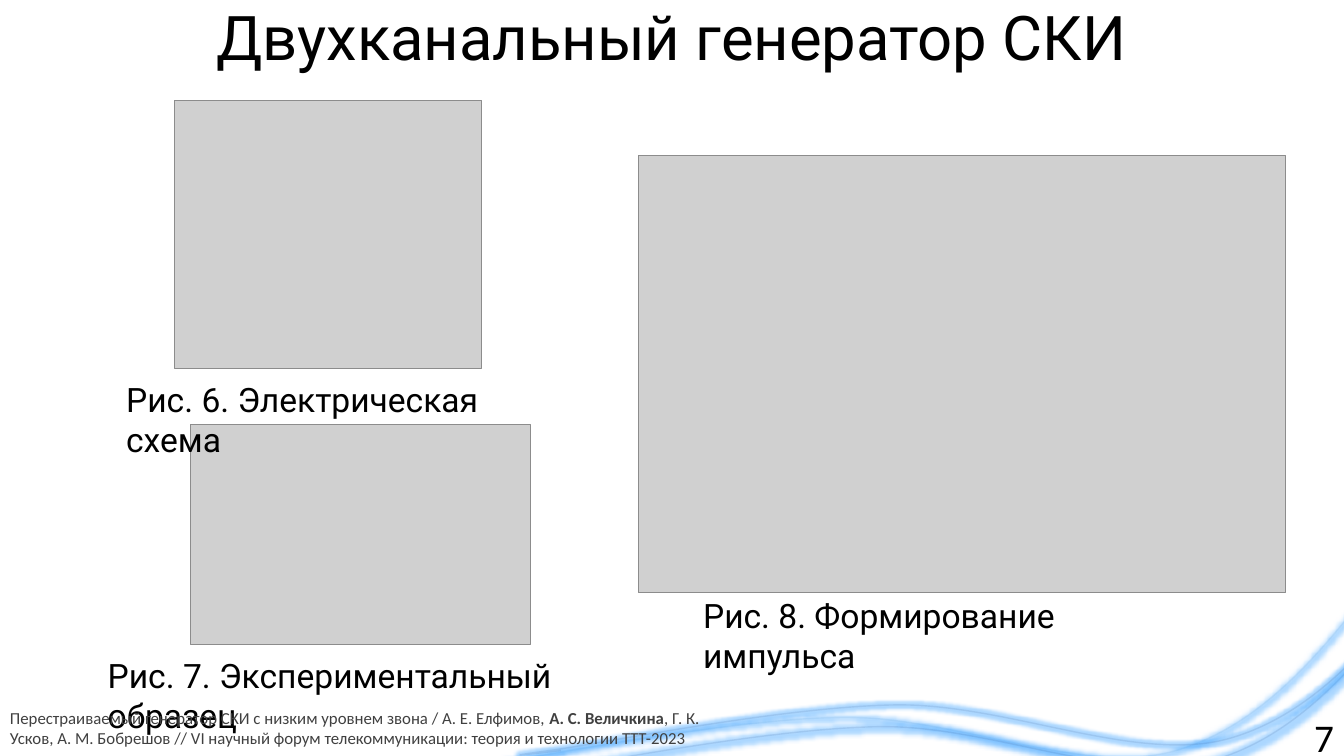
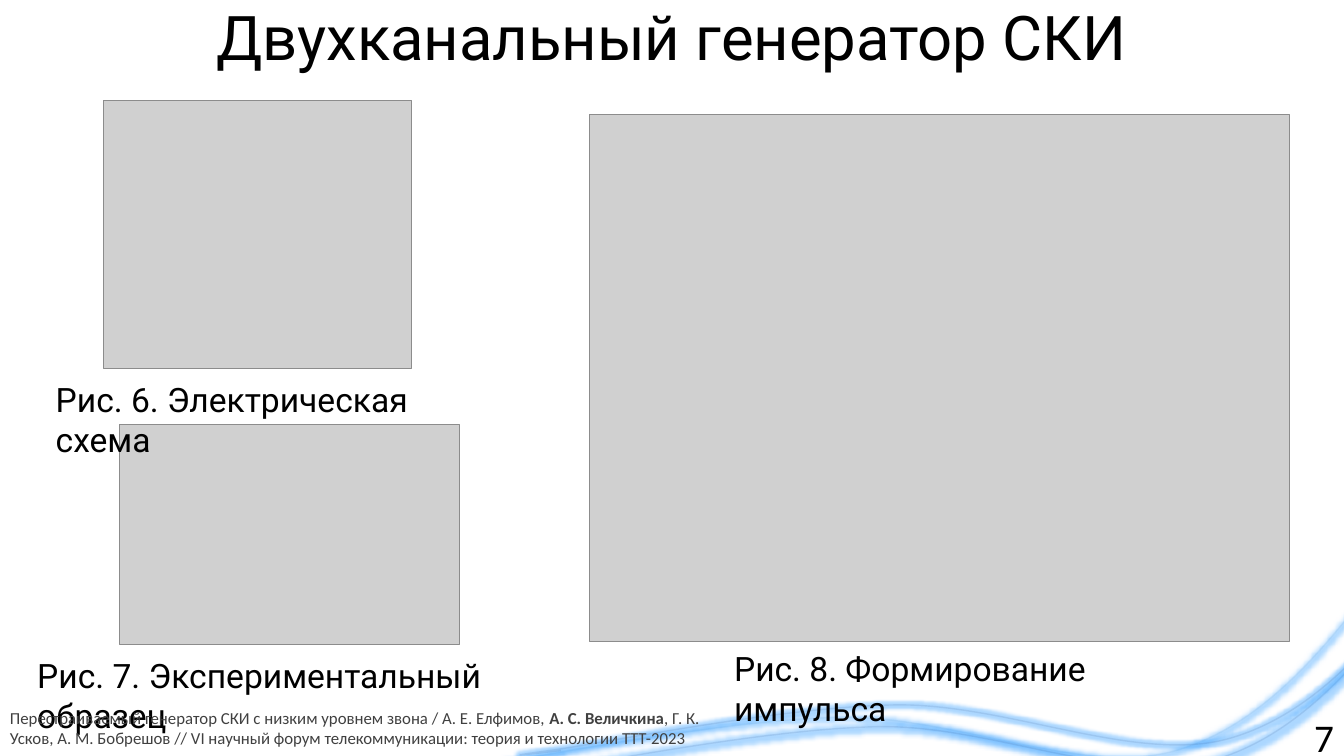
Before and after one commit to liveinscarlet/Study, a slide deck: slide 7 of Диссертация и предзащита/Презентация для предзащиты.pptx. Drawn at 1344x756 pixels with LibreOffice and Linux fonts; fonts in the diff are those of the drawing; grey boxes stand for pictures; background and template pictures are left out. Boxes give left, top, right and bottom in pixels: in the first picture for what was removed or moved away, otherwise in the second. Text is boxed around its words. In the diff, an @@ line names an element or a change of style, - is before the commit and + after.

```diff
--- a/Диссертация и предзащита/Презентация для предзащиты.pptx
+++ b/Диссертация и предзащита/Презентация для предзащиты.pptx
@@ picture: place and size @@
-picture at [638,155,1286,593]
+picture at [589,115,1290,641]
@@ 2 pictures, 2 texts: place and size @@
-2 pictures, 2 texts at [108,101,551,736]
+2 pictures, 2 texts at [37,101,481,736]
@@ text "Рис. 8. Формирование импульса": place and size @@
-text "Рис. 8. Формирование импульса" at [703,603,1054,675]
+text "Рис. 8. Формирование импульса" at [734,656,1085,729]
```
Also in this commit, not shown: 5 other slides changed.
